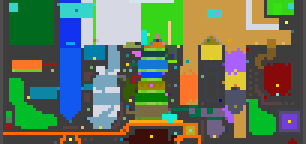
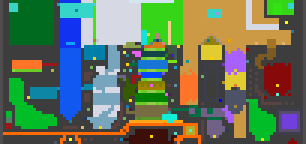
Layers edited between the first and the second 306px x 144px image:
painted on "biome_map.png" over [255, 120, 291, 141]
